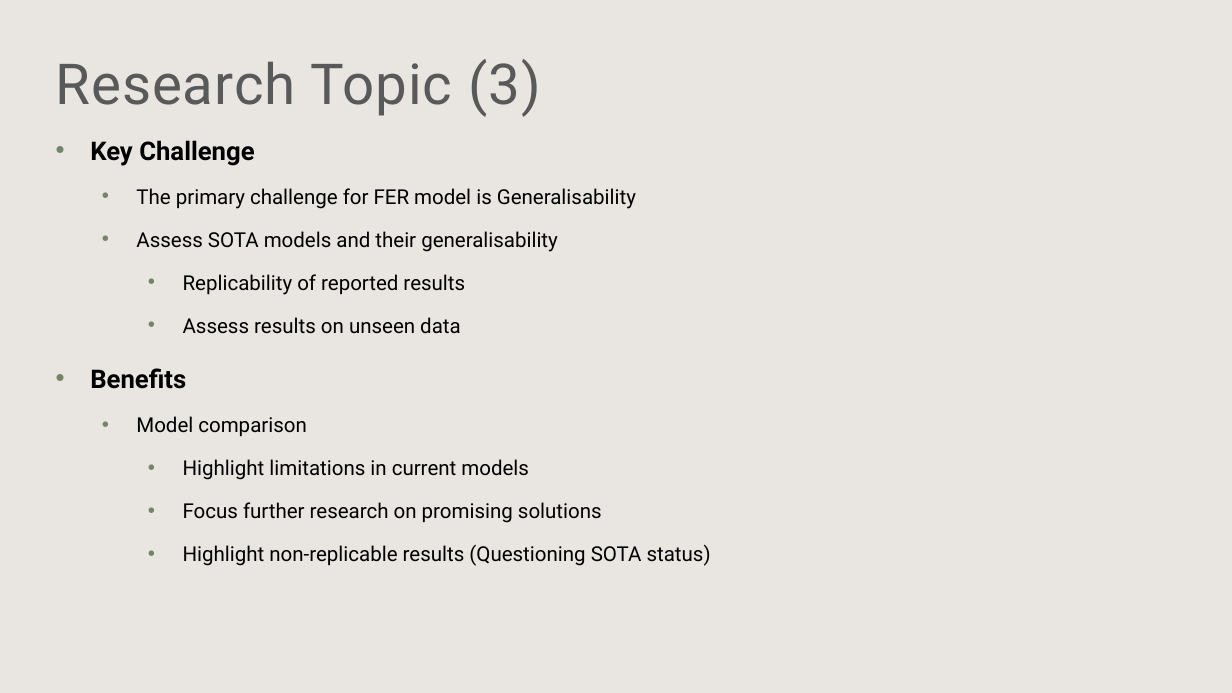
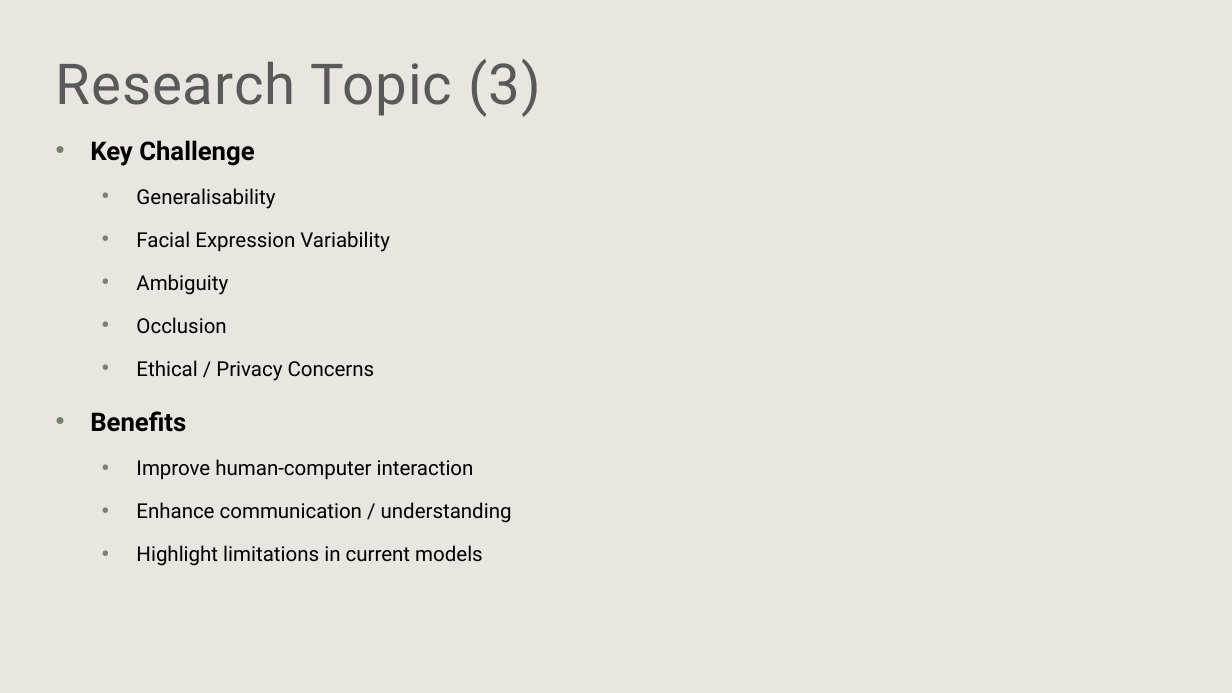
Before and after one commit to Jer0me123/Deep-Learning-For-Computer-Vision, a slide deck: slide 7 of ICS5118 - Facial Emotion Detection.pptx. Drawn at 1232x693 pixels with LibreOffice and Linux fonts; fonts in the diff are those of the drawing; background and template pictures are left out. Boxes give left, top, right and bottom in pixels: in the first picture for what was removed or moved away, otherwise in the second. Text is boxed around its words. In the diff, an @@ line names an element or a change of style, - is before the commit and + after.

```diff
--- a/ICS5118 - Facial Emotion Detection.pptx
+++ b/ICS5118 - Facial Emotion Detection.pptx
@@ text at bbox=[136, 188, 390, 381]: text changed @@
-  • The primary challenge for FER model is Generalisability
-  • Assess SOTA models and their generalisability
-    • Replicability of reported results
-    • Assess results on unseen data
+  • Generalisability
+  • Facial Expression Variability
+  • Ambiguity
+  • Occlusion
+  • Ethical / Privacy Concerns
@@ text at bbox=[136, 459, 512, 523]: text changed @@
-  • Model comparison
+  • Improve human-computer interaction
+  • Enhance communication / understanding
@@ text at bbox=[183, 502, 711, 566]: paragraphs removed @@
-    • Focus further research on promising solutions
-    • Highlight non-replicable results (Questioning SOTA status)
@@ text at bbox=[136, 545, 483, 566]: list level 3 to 2 in "Highlight limitations in current models" @@
```
Also in this commit, not shown: 11 other slides changed, 2 slides added, 1 other file.
